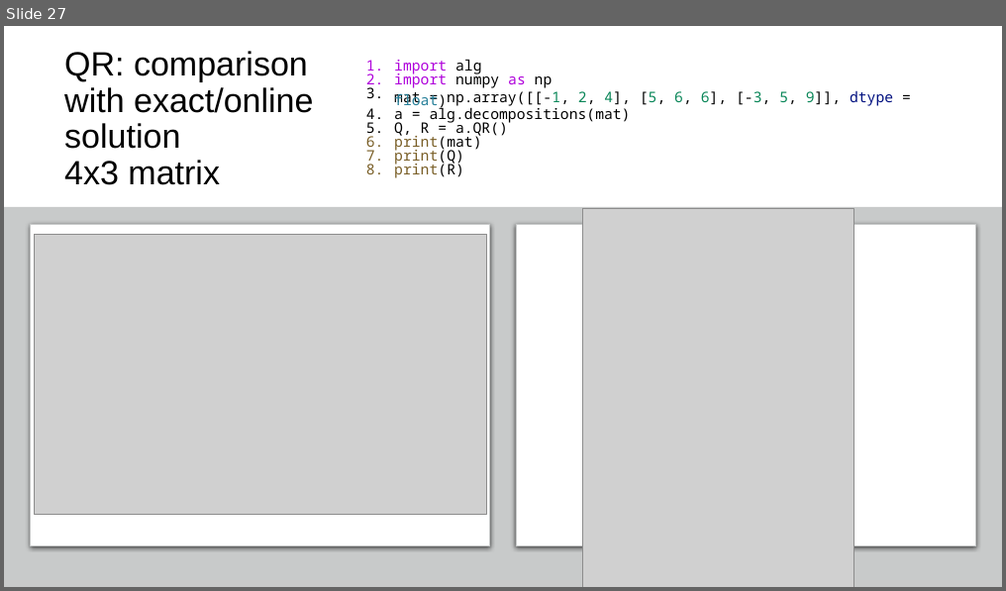
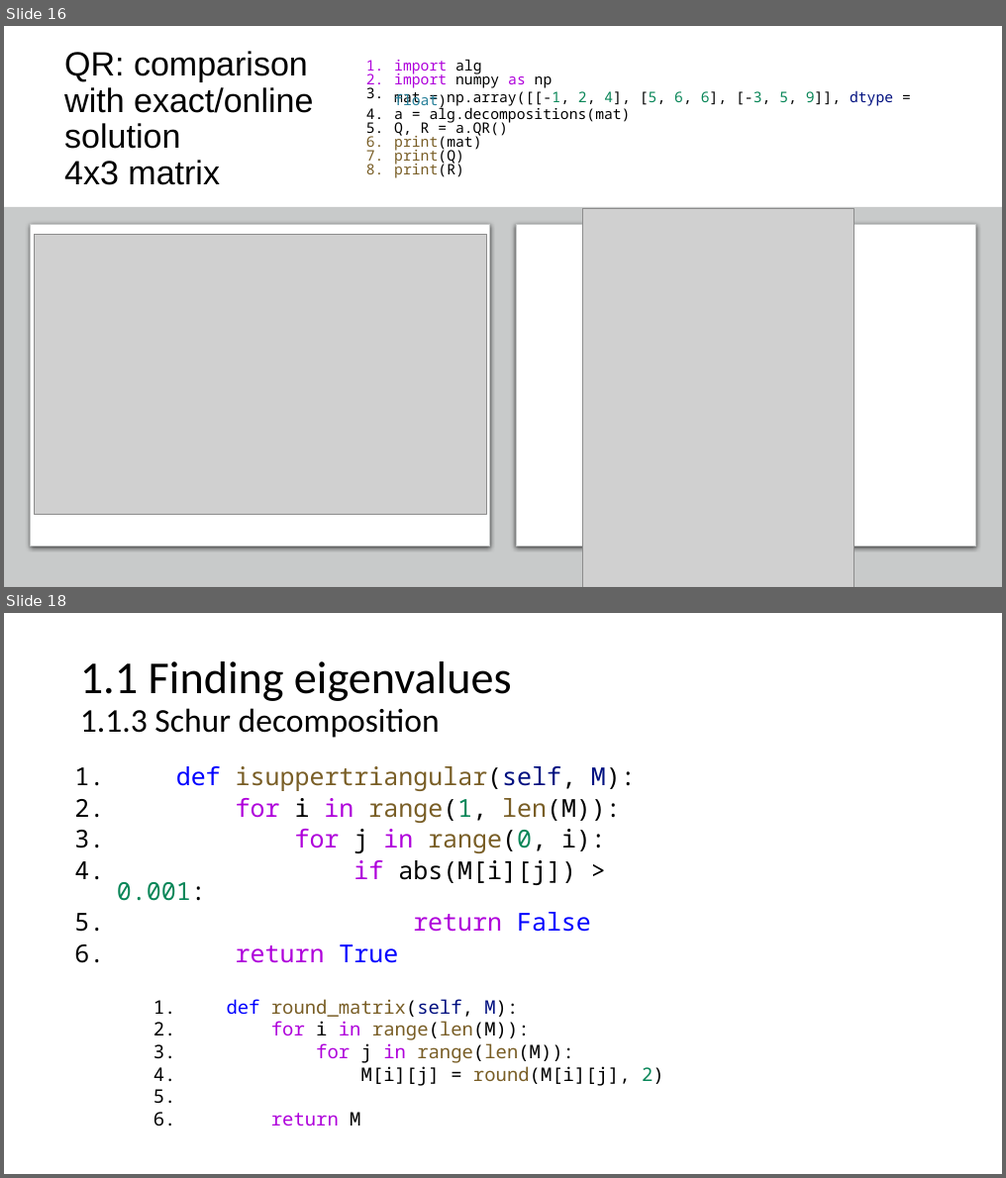
Before and after one commit to netalydana28/Python2, a slide deck: project3/algebra.pptx. Shown one above the other, each under a label of ours: slide 27 before the commit, slides 16 and 18 after it; the slides between them are not shown. The pictures are 1006x591 and 1006x1178 pixels, drawn with LibreOffice and Linux fonts; fonts in the diff are those of the drawing; grey boxes stand for pictures. Boxes give left, top, right and bottom in pixels: in the first picture for what was removed or moved away, otherwise in the second. Text is boxed around its words. In the diff, an @@ line names an element or a change of style, - is before the commit and + after.

```diff
--- a/project3/algebra.pptx
+++ b/project3/algebra.pptx
@@ slide 18 added at <box>4,613,1002,1174</box>, background #FFFFFF @@
@@ title added at <box>80,662,512,738</box>, 32 pt, text #000000 @@
+1.1 Finding eigenvalues
+1.1.3 Schur decomposition
@@ text added at <box>117,766,636,963</box>, 23.8 pt, text #000000 @@
+1. def isuppertriangular(self, M):
+2. for i in range(1, len(M)):
+3. for j in range(0, i):
+4. if abs(M[i][j]) > 0.001:
+5. return False
+6. return True
@@ text added at <box>227,999,664,1127</box>, 18 pt, text #000000 @@
+1. def round_matrix(self, M):
+2. for i in range(len(M)):
+3. for j in range(len(M)):
+4. M[i][j] = round(M[i][j], 2)
+5. return M
@@ what was slide 27 is now slide 16 @@
```
Also in this commit, not shown: 4 slides changed, 12 other slides added, 5 slides removed, 2 other files.
